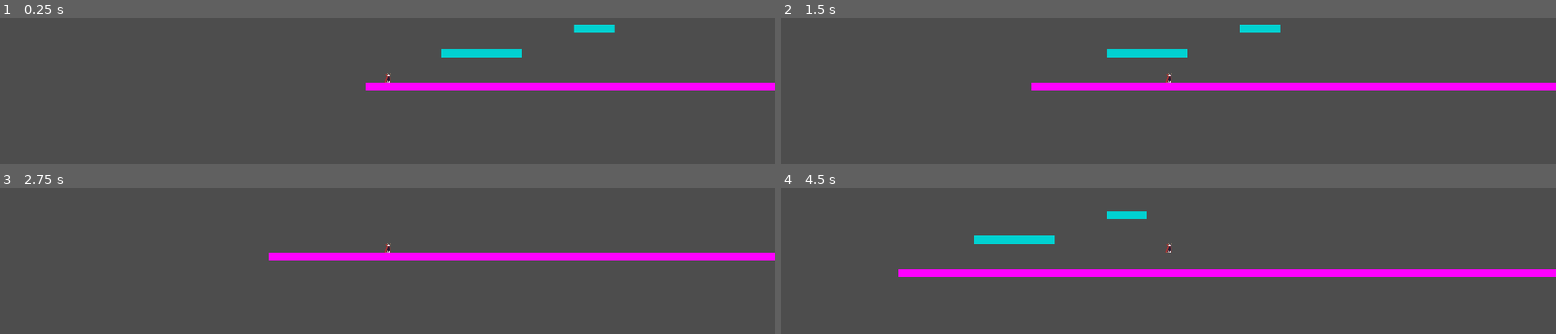
Above: before the commit, frames 1-4 (two rows, left to right).
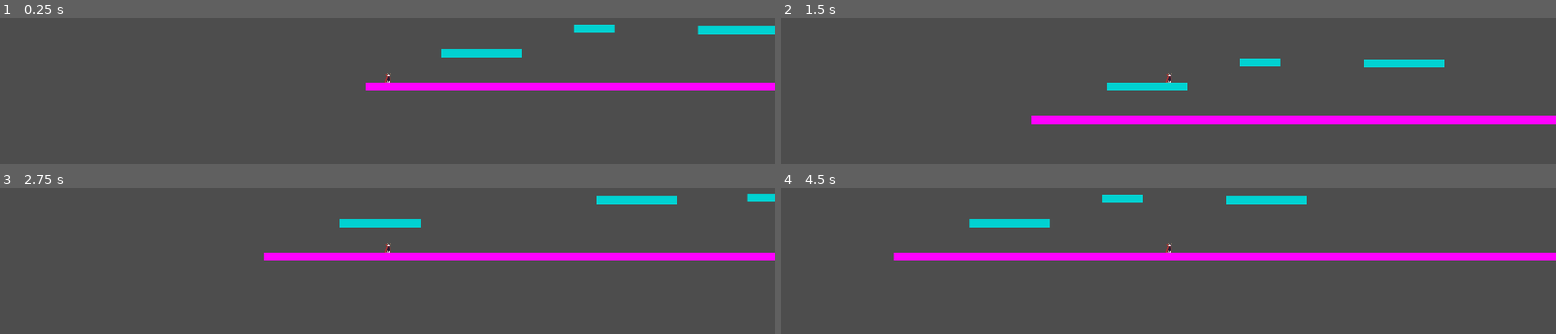
Above: after the commit, the same moments.

Repository: Pafnaffan/Mirror
Game: Godot game, scene res://scene/platformer/MainPlatformer.tscn
Same seed, same stepped clock (60 frames per second), same inputs: the game is played once before the commit and once after it. This scene is started directly instead of the project's main scene.
Inputs:
- Up to frame 1 (0.25 s): no input
- Up to frame 2 (1.5 s): tap Enter (ui_accept) at 0.5, 0.77 s; hold Right (ui_right) from 0.53 s (still down); tap F (mirror_action) at 0.6, 1.35 s
- Up to frame 3 (2.75 s): tap Enter (ui_accept) at 1.52 s; release Right (ui_right) at 2.03 s; hold Left (ui_left) from 2.03 s (still down); tap F (mirror_action) at 2.1 s
- Up to frame 4 (4.5 s): release Left (ui_left) at 2.78 s; hold Right (ui_right) 2.78-4.28 s; tap F (mirror_action) at 2.85, 3.6, 4.35 s; tap Enter (ui_accept) at 3.02, 3.77 s; hold Left (ui_left) from 4.28 s (still down)

The runs differ from the first frame. In frame 1, 0.6% of the frame differs, in the area x 89-100%, y 5-12%; in frame 2, 9.3%; in frame 3, 1.5%; in frame 4, 11%, in the area x 14-100%, y 4-61%.

Commit message:
Add basic symetric system

Diff:
--- a/mirror-onyxia/scene/platformer/platformer_level_test.tscn
+++ b/mirror-onyxia/scene/platformer/platformer_level_test.tscn
@@ -25,5 +25,15 @@
 position = Vector2(277, 997)
 scale = Vector2(2, 1)
 
+[node name="Platform4" parent="." unique_id=2043862599 instance=ExtResource("1_s53y1")]
+position = Vector2(913, 939)
+scale = Vector2(2, 1)
+
 [node name="Platform2" parent="." unique_id=1679183159 instance=ExtResource("1_s53y1")]
 position = Vector2(556, 936)
+mirror = NodePath("../Platform3")
+is_primary = true
+
+[node name="Platform3" parent="." unique_id=1149359685 instance=ExtResource("1_s53y1")]
+position = Vector2(1237, 934)
+mirror = NodePath("../Platform2")
--- a/mirror-onyxia/script/platformer/onyxia_platformer.gd
+++ b/mirror-onyxia/script/platformer/onyxia_platformer.gd
@@ -16,7 +16,8 @@
 
 	if Input.is_action_just_pressed("mirror_action"):
 		for platform in get_tree().get_nodes_in_group("platforms"):
-			platform.set_active(not platform.visible)
+			if platform.is_primary and platform.mirror:
+				platform.flip()
 
 	# Get the input direction and handle the movement/deceleration.
 	# As good practice, you should replace UI actions with custom gameplay actions.
--- a/mirror-onyxia/script/platformer/platform.gd
+++ b/mirror-onyxia/script/platformer/platform.gd
@@ -1,9 +1,21 @@
 extends StaticBody2D
+
+@export var mirror: NodePath
+@export var is_primary: bool = false
 
 func _ready() -> void:
 	add_to_group("platforms")
+	if not is_primary and has_node(mirror):
+		visible = false
+		$CollisionShape2D.disabled = true
 
 
 func set_active(is_active: bool) -> void:
 	visible = is_active
 	$CollisionShape2D.disabled = not is_active
+
+func flip() -> void:
+	var twin = get_node(mirror)
+	var curr_state = visible
+	set_active(not curr_state)
+	twin.set_active(curr_state)
